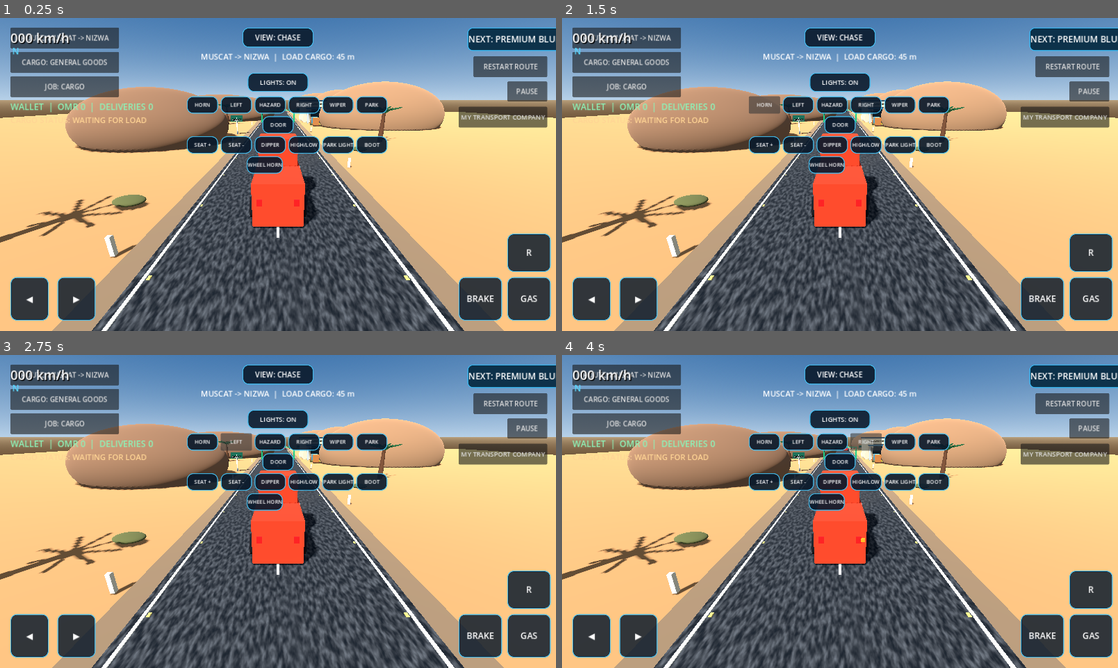
Above: before the commit, frames 1-4 (two rows, left to right).
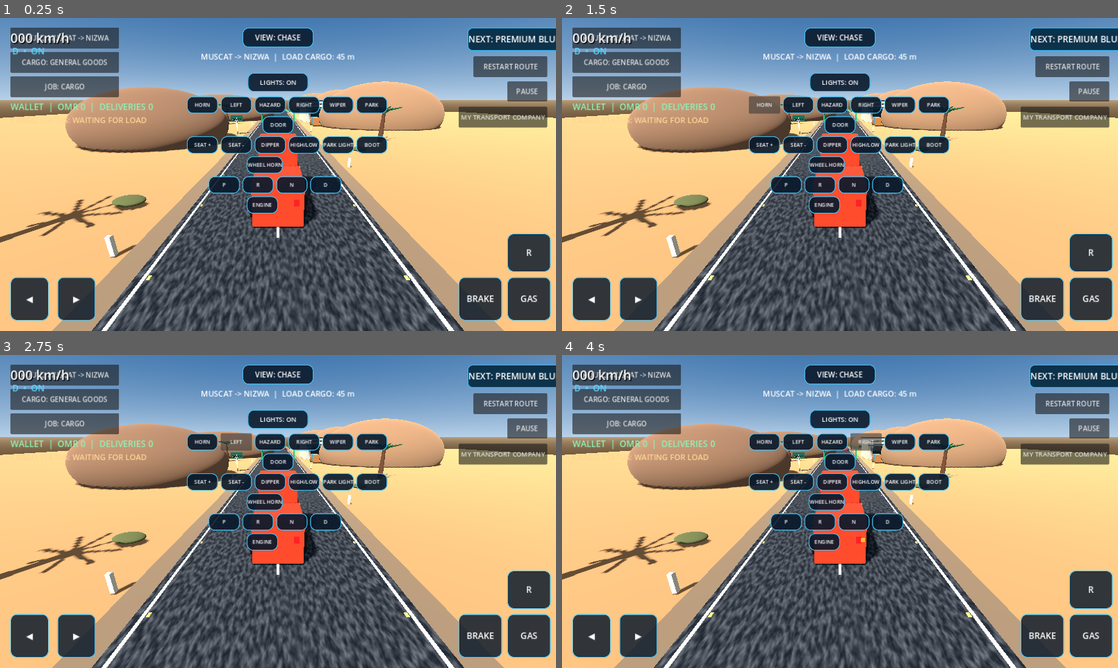
Above: after the commit, the same moments.

Repository: czz495m8zv-code/zayron-simulator
Game: Godot game, scene res://scenes/main/main.tscn
Two runs of this game, one before a commit and one after it. Both use one fixed random seed, a clock stepped at 60 frames per second and the inputs below.
Inputs:
- Up to frame 1 (0.25 s): no input
- Up to frame 2 (1.5 s): click "R" at 0.5 s; click "HORN" at 1.25 s
- Up to frame 3 (2.75 s): click "LEFT" at 2 s
- Up to frame 4 (4 s): click "HAZARD" at 2.75 s; click "RIGHT" at 3.5 s

The runs differ from the first frame. In frame 1, 1.5% of the frame differs, in the area x 2-62%, y 9-63%; in frame 2, 1.5%; in frame 3, 1.5%; in frame 4, 1.5%.

Commit message:
Add selectable transmission and engine ignition controls

Diff:
--- a/scripts/vehicles/prototype_truck.gd
+++ b/scripts/vehicles/prototype_truck.gd
@@ -49,6 +49,9 @@
 var _high_beam_on := false
 var _parking_lights_on := false
 var _boot_open := false
+var _engine_running := true
+var _gear_mode := "D"
+var _engine_button: Button
 @export var cockpit_camera_position: Vector3 = Vector3(0.0, 2.45, -1.35)
 var _engine_playback: AudioStreamGeneratorPlayback
 var _engine_phase: float = 0.0
@@ -65,7 +68,7 @@
 func _process(delta: float) -> void:
 	if _engine_playback != null:
 		var frames := _engine_playback.get_frames_available()
-		var frequency := 42.0 + absf(_speed) * 5.0 + _throttle_input * 24.0
+		var frequency := (42.0 + absf(_speed) * 5.0 + _throttle_input * 24.0) if _engine_running else 0.0
 		for i in range(frames):
 			var sample := sin(_engine_phase) * 0.055 + sin(_engine_phase * 2.0) * 0.018 + sin(_engine_phase * 0.5) * 0.022
 			_engine_playback.push_frame(Vector2(sample, sample))
@@ -99,9 +102,9 @@
 	_engine_playback = player.get_stream_playback() as AudioStreamGeneratorPlayback
 
 func _physics_process(delta: float) -> void:
-	var throttle := _throttle_input
+	var throttle := _throttle_input if _engine_running and _gear_mode == "D" else 0.0
 	var brake := _brake_input
-	var reverse := _reverse_input
+	var reverse := _reverse_input if _engine_running and _gear_mode == "R" else 0.0
 	var steering := _steering_input
 
 	if not OS.has_feature("android"):
@@ -123,7 +126,7 @@
 		_speed = move_toward(_speed, 0.0, service_brake * 1.8 * delta)
 	elif brake > 0.0:
 		_speed = move_toward(_speed, 0.0, service_brake * brake * delta)
-	elif reverse > 0.0 and absf(_speed) < 0.8:
+	elif reverse > 0.0 and absf(_speed) < 0.8 and not _handbrake_on:
 		_speed = move_toward(_speed, -max_reverse_speed, acceleration * 0.48 * delta)
 	elif throttle > 0.0 and _speed >= -0.1 and not _handbrake_on:
 		var torque_factor := lerpf(1.0, 0.42, speed_ratio)
@@ -154,7 +157,7 @@
 	if is_instance_valid(_speed_label):
 		_speed_label.text = "%03d km/h" % int(absf(_speed) * 3.6)
 	if is_instance_valid(_gear_label):
-		_gear_label.text = "R" if _speed < -0.2 else ("D" if _speed > 0.2 else "N")
+		_gear_label.text = _gear_mode + ("  •  OFF" if not _engine_running else "  •  ON")
 	if is_instance_valid(_steering_wheel_mesh):
 		_steering_wheel_mesh.rotation.z = -_steering_current * 0.72
 
@@ -413,6 +416,11 @@
 	_add_action_button(ui, "PARK LIGHT", 102.0, 272.0, "parking_lights")
 	_add_action_button(ui, "BOOT", 180.0, 272.0, "boot")
 	_add_action_button(ui, "WHEEL HORN", -72.0, 318.0, "horn")
+	_add_action_button(ui, "P", -160.0, 364.0, "gear_p")
+	_add_action_button(ui, "R", -82.0, 364.0, "gear_r")
+	_add_action_button(ui, "N", -4.0, 364.0, "gear_n")
+	_add_action_button(ui, "D", 74.0, 364.0, "gear_d")
+	_add_action_button(ui, "ENGINE", -72.0, 410.0, "engine")
 
 func _build_extra_vehicle_controls() -> void:
 	var horn_stream := AudioStreamGenerator.new()
@@ -478,6 +486,20 @@
 		"horn":
 			_horn_frames_left = 6600
 			_horn_phase = 0.0
+		"gear_p":
+			_set_gear("P")
+		"gear_r":
+			_set_gear("R")
+		"gear_n":
+			_set_gear("N")
+		"gear_d":
+			_set_gear("D")
+		"engine":
+			_engine_running = not _engine_running
+			button.text = "ENGINE: ON" if _engine_running else "ENGINE: OFF"
+			if not _engine_running:
+				_throttle_input = 0.0
+				_reverse_input = 0.0
 		"left":
 			_left_indicator_on = not _left_indicator_on
 			if _left_indicator_on:
@@ -527,6 +549,20 @@
 			button.text = "BOOT: OPEN" if _boot_open else "BOOT"
 	_update_indicator_lights()
 
+func _set_gear(next_gear: String) -> void:
+	if absf(_speed) > 0.28:
+		return
+	_gear_mode = next_gear
+	if next_gear == "P":
+		_handbrake_on = true
+		_reverse_input = 0.0
+		_throttle_input = 0.0
+	elif next_gear == "N":
+		_reverse_input = 0.0
+		_throttle_input = 0.0
+	if is_instance_valid(_gear_label):
+		_gear_label.text = _gear_mode + ("  •  ON" if _engine_running else "  •  OFF")
+
 func _adjust_seat(amount: float) -> void:
 	_seat_adjustment = clampf(_seat_adjustment + amount, -0.24, 0.24)
 	if is_instance_valid(_cockpit_camera):
